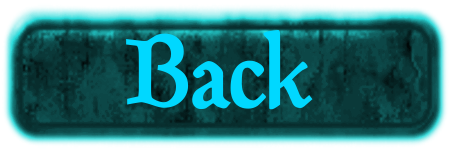
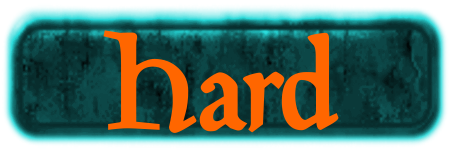
Layers edited between the first and the second 450 × 150 image:
hid "back_text_uns.png" over [126, 30, 313, 110]
added layer "button_bg_uns.png" above "button_bg_uns_1" over [103, 30, 339, 133]
